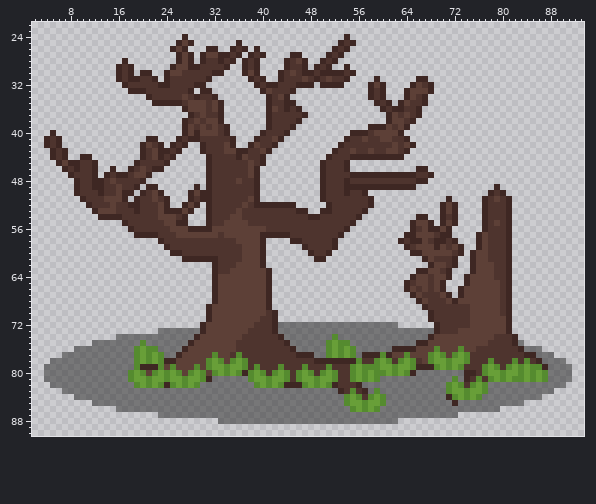
Pixel-art file -- Assets/Arts/Plant/Tree/Spring/BigTree_03/BigTreeLog_03.aseprite. Above: the version before the commit.
96x96 pixels, 1 frame. Shown: x 2..93, y 22..90.
The same view after the edit:
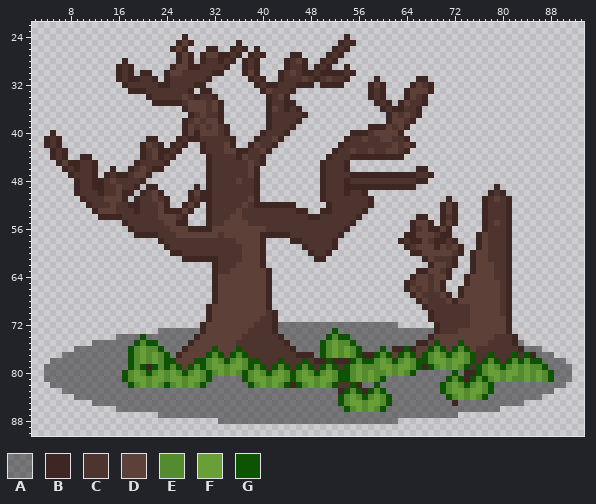
Palette (. is transparent): A #21212180  B #3e2723  C #4e342e  D #5d4037  E #558b2f  F #689f38  G #0d5302
What changed:
Layer "Grass":
y 73: x 52 A -> G
y 74: x 20 A -> G; x 51 A -> G; x 53..54 AA -> GG
y 75: x 19 A -> G; x 21..22 AA -> GG; x 50 A -> G; x 55 A -> G; x 69 D -> G; x 73 D -> G
y 76: x 18 A -> G; x 23 A -> G; x 32 D -> G; x 36 C -> G; x 50 A -> G; x 56 A -> G; x 60 A -> G; x 64 B -> G; x 68 D -> G; x 70 D -> G; x 72 D -> G; x 74 D -> G
y 77: x 18 A -> G; x 24 A -> G; x 31 D -> G; x 33 D -> G; x 35 C -> G; x 37 C -> G; x 50 A -> G; x 56 A -> G; x 59 B -> G; x 61 B -> G; x 63 D -> G; x 65 D -> G; x 67 D -> G; x 71 D -> G; x 75 C -> G; x 78 C -> G; x 82 C -> G; x 84 B -> G
y 78: x 18 A -> G; x 24..25 BB -> GG; x 29..30 DD -> GG; x 34 D -> G; x 38..39 CC -> GG; x 43 C -> G; x 47 C -> G; x 51 B -> G; x 55 B -> G; x 57..58 CC -> GG; x 62 C -> G; x 66..67 CD -> GG; x 75 C -> G; x 77 C -> G; x 79 C -> G; x 81 C -> G; x 83 C -> G; x 85..86 CB -> GG
y 79: x 18 A -> G; x 20 B -> G; x 22 B -> G; x 24 D -> G; x 26 D -> G; x 28 D -> G; x 30 D -> G; x 38 C -> G; x 40 C -> G; x 42 C -> G; x 44 C -> G; x 46 C -> G; x 48 C -> G; x 50 C -> G; x 52 C -> G; x 54 C -> G; x 66 B -> G; x 68 B -> G; x 74 C -> G; x 76 C -> G; x 80 C -> G; x 87 B -> G
y 80: x 17 A -> G; x 21 D -> G; x 27 D -> G; x 31 D -> G; x 37 B -> G; x 41 C -> G; x 45 C -> G; x 49 C -> G; x 53..54 CC -> GG; x 65 B -> G; x 72 A -> G; x 76 C -> G; x 88 A -> G
y 81: x 17 A -> G; x 31 B -> G; x 37 A -> G; x 45 C -> G; x 53..54 CC -> GG; x 60 A -> G; x 71 A -> G; x 73 A -> G; x 75 C -> G; x 77 C -> G; x 88 A -> G
y 82: x 18 A -> G; x 24 B -> G; x 30 A -> G; x 38 A -> G; x 44 B -> G; x 46 B -> G; x 52 B -> G; x 55 C -> G; x 59 A -> G; x 70 A -> G; x 74 C -> G; x 78 A -> G
y 83: x 54 C -> G; x 56 C -> G; x 58 A -> G; x 60 A -> G; x 70 A -> G; x 78 A -> G
y 84: x 53 A -> G; x 57 C -> G; x 61 A -> G; x 71 B -> G; x 77 A -> G
y 85: x 53 A -> G; x 61 A -> G
y 86: x 54 A -> G; x 60 A -> G
Pixel boxes of the changes (left, top, right, bottom) in both pictures:
changed: (122, 328, 554, 412)
